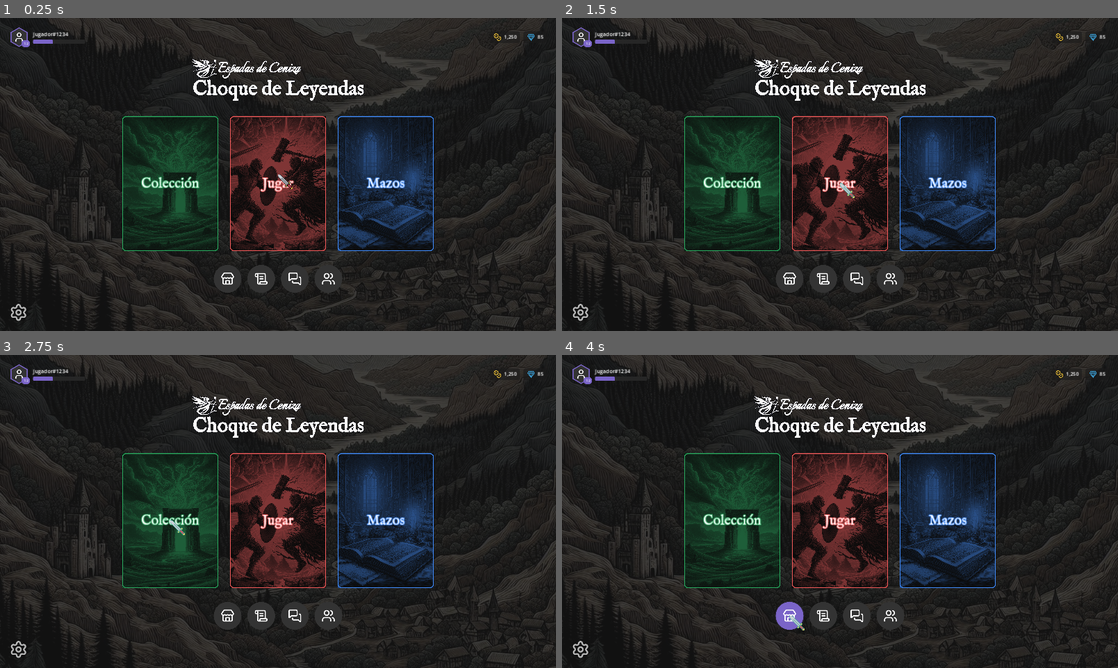
Above: before the commit, frames 1-4 (two rows, left to right).
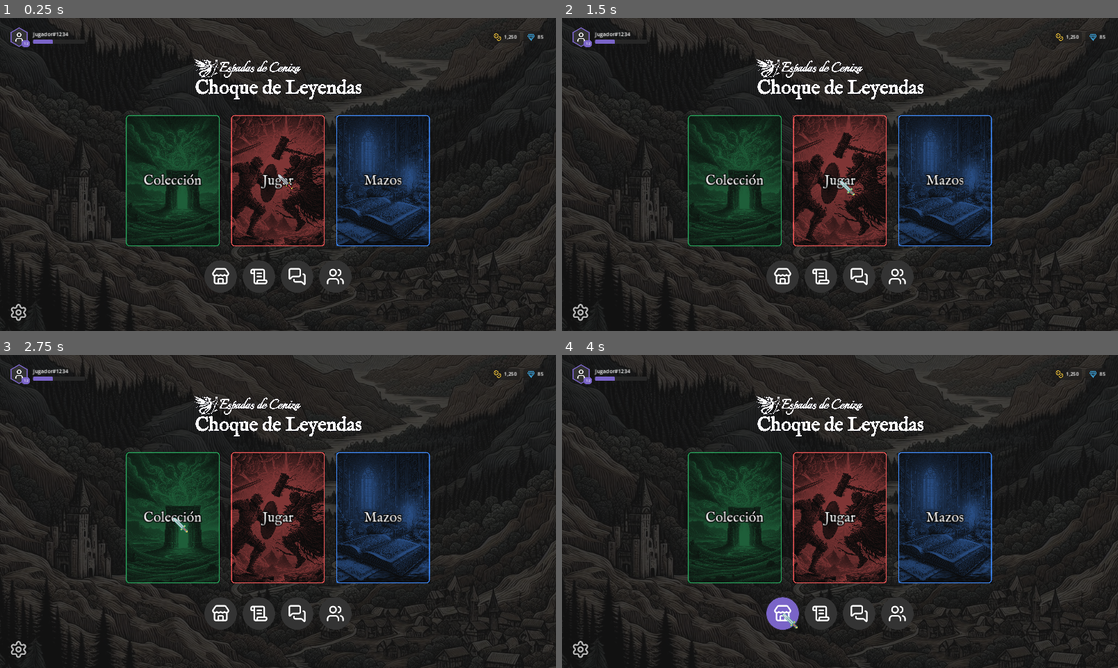
Above: after the commit, the same moments.

Repository: Bildurre/choque_de_leyendas_vg
Game: Godot game, scene res://screens/main_menu/main_menu_desktop.tscn
Two runs of this game, one before a commit and one after it. Both use one fixed random seed, a clock stepped at 60 frames per second and the inputs below.
Inputs (mouse positions are in pixels of both pictures, inside the frame that each line leads up to; where the layout moved, square brackets give the same spot in the first picture):
- Up to frame 1 (0.25 s): no input
- Up to frame 2 (1.5 s): click "Jugar" at 0.5 s; click "Jugar" at 1.25 s
- Up to frame 3 (2.75 s): click "Colección" at 2 s
- Up to frame 4 (4 s): click "Mazos" at 2.75 s; click (784, 614) [789, 614] at 3.5 s

The runs differ from the first frame. In frame 1, 9.3% of the frame differs, in the area x 22-78%, y 13-88%; in frame 2, 9.3%; in frame 3, 9.4%; in frame 4, 9.5%.

Commit message:
Card text outline to black+thicker, icon buttons slightly larger
- MenuCardButton: font_outline_color accent → black, outline_size 8 → 12
- IconButton: default button_diameter 96 → 112

https://claude.ai/code/session_0176j4sJi8nNgewyZfevnuDY

Diff:
--- a/ui/components/buttons/icon_button.gd
+++ b/ui/components/buttons/icon_button.gd
@@ -8,7 +8,7 @@
 @export var hover_color: Color = GameColors.COLOR_PURPLE
 
 ## Tamanio total del boton (diametro).
-@export var button_diameter: float = 96.0
+@export var button_diameter: float = 112.0
 
 ## Padding interior entre el borde del boton y el icono.
 @export var icon_padding: float = 24.0
--- a/ui/components/buttons/menu_card_button.gd
+++ b/ui/components/buttons/menu_card_button.gd
@@ -38,8 +38,8 @@
 	add_theme_color_override("font_color", Color.WHITE)
 	add_theme_color_override("font_hover_color", Color.WHITE)
 	add_theme_color_override("font_pressed_color", Color.WHITE)
-	add_theme_color_override("font_outline_color", accent_color)
-	add_theme_constant_override("outline_size", 8)
+	add_theme_color_override("font_outline_color", Color.BLACK)
+	add_theme_constant_override("outline_size", 12)
 
 	_setup_styles()
 	_setup_background()
